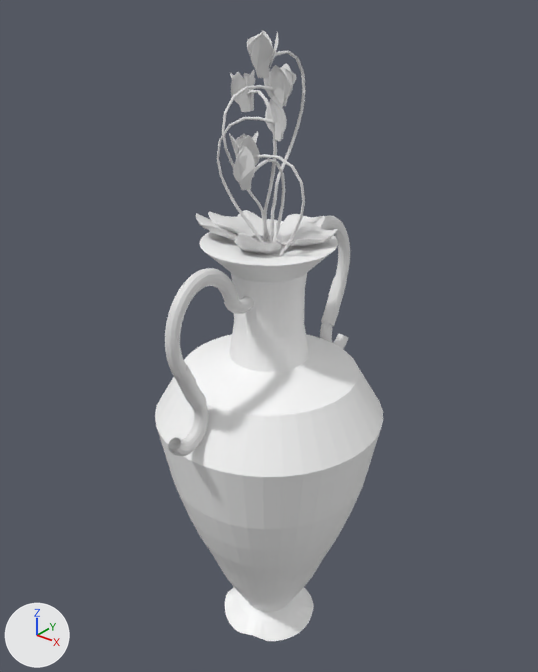
Renders of the Blender file Assets/Models/vase_flowers.blend from each side of a commit.
Before and after are seen from a 50 mm camera at (0.642, -0.803, 0.732) aimed at (-0.015, 0.019, 0.223). Every picture has the same lights, and +X, +Y and +Z are marked at lower left.
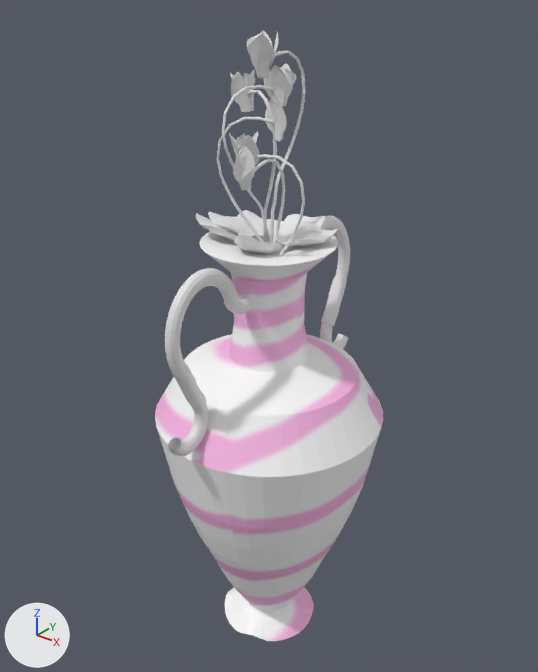
What changed in the scene script:
```text
Add img_vase_base_color:
    img_vase_base_color = load_image('Vase Base Color', '../Materials/Material images/Vase.png', 1024, 1024, 'sRGB')
Change mat_material_001:
    remove mat_material_001.base_color = (1.0, 1.0, 1.0)  # white #ffffff
    add mat_material_001.texture = img_vase_base_color
```

What differs and where, as boxes [x1, y1, x2, y2] in the pictures (538 x 672 px):
'Vase', surface changed (white to pink)
    both: [155, 240, 383, 641]
